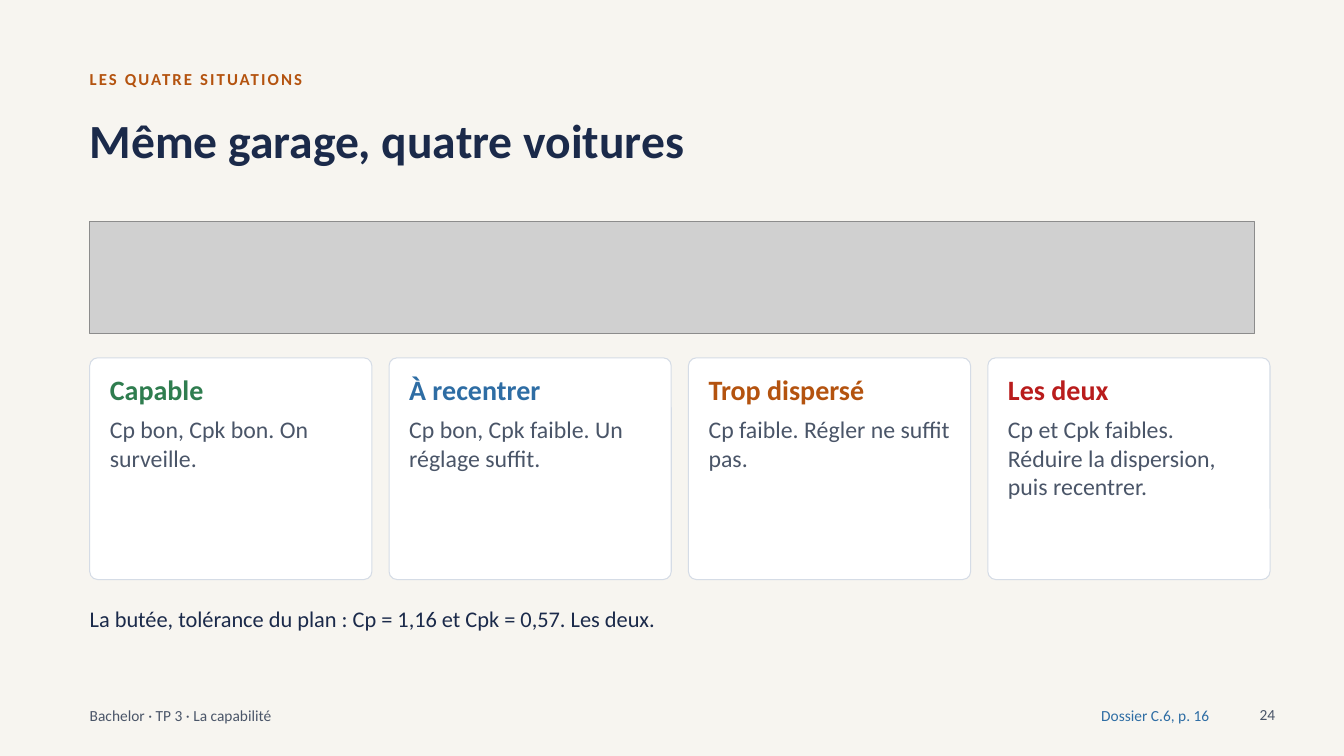
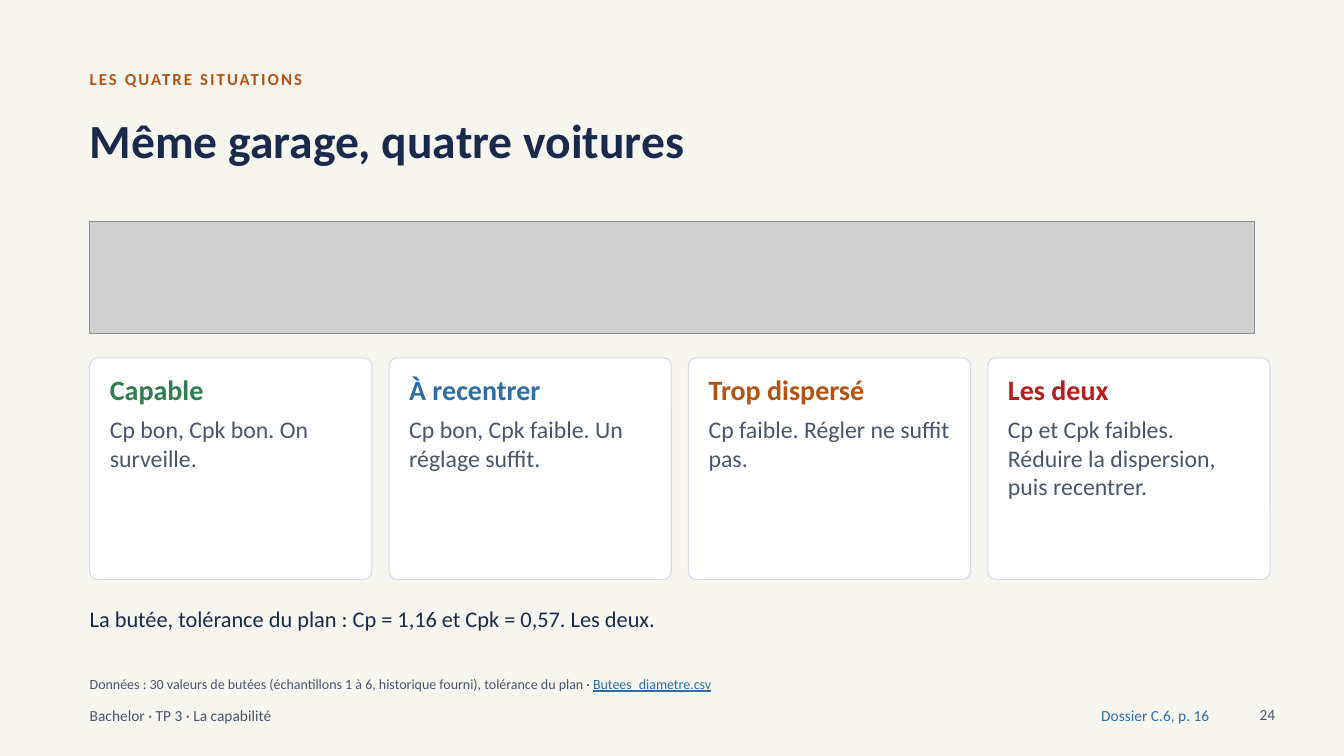
Before and after one commit to sjaubert/000_OI, a slide deck: slide 24 of SPC/Capabilite_SPC_Bachelor.pptx. Drawn at 1344x756 pixels with LibreOffice and Linux fonts; fonts in the diff are those of the drawing; grey boxes stand for pictures. Boxes give left, top, right and bottom in pixels: in the first picture for what was removed or moved away, otherwise in the second. Text is boxed around its words. In the diff, an @@ line names an element or a change of style, - is before the commit and + after.

```diff
--- a/SPC/Capabilite_SPC_Bachelor.pptx
+++ b/SPC/Capabilite_SPC_Bachelor.pptx
@@ text added at (x1=90, y1=679, x2=711, y2=692), 10 pt, text #4A5568 @@
+Données : 30 valeurs de butées (échantillons 1 à 6, historique fourni), tolérance du plan · Butees_diametre.csv
```
Also in this commit, not shown: 23 other slides changed.
